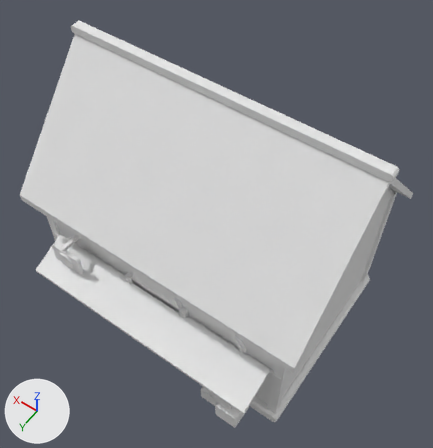
A saved change to the FBX model roblox/art/props/hub_shop.fbx.
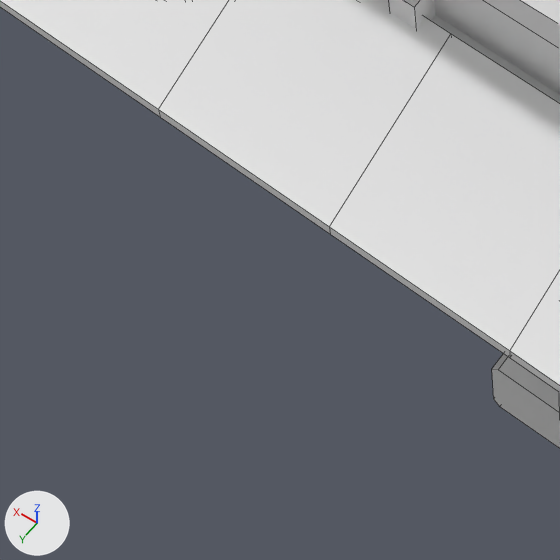
Old and new are each drawn whole from a 50 mm lens placed at (-20.7, 29.0, 55.8), pointed at (-1.1, 1.5, 12.7) and again close up on the part from 23% to 50% of the width and 70% to 96% of the height. The lights are fixed; the arrows at lower left show +X, +Y and +Z. The last two pictures show the newer version. The close-ups show mesh edges as thin lines. Where no turn or scale is listed for an object, it has been applied to the vertices.

Objects in the first close-up: 'Awning', 'AwningStripe', 'Crates', 'DoorFrame', 'Roof', 'Timber', 'Wall'.
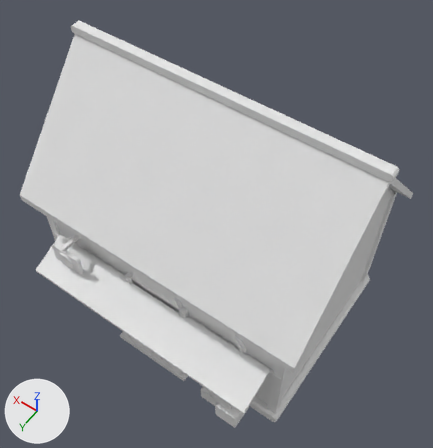
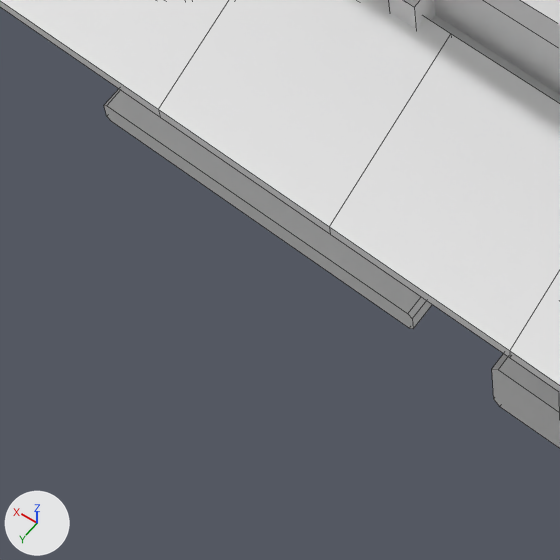
Pixel boxes (x1, y1, x2, y2) of what changed, in the close-ups (560 x 560 px):
```json
{"object": "Porch", "change": "added", "after": [104, 89, 432, 329]}
```

Edits to the scene script, one JSON object a line:
```json
{"op": "add", "block": "mat_hub_shop_porch", "code": ["mat_hub_shop_porch = principled_material('hub_shop_Porch')", "mat_hub_shop_porch.base_color = (0.8, 0.8, 0.8)  # white #e7e7e7"]}
{"op": "add", "block": "me_porch", "code": ["me_porch = bpy.data.meshes.new('Porch')", "me_porch.from_pydata([(4.1, 11.2, 0.1), (4.1, 11.2, 0.6), (4.0, 11.2, 0.7), (-4.0, 11.2, 0.7), (-4.1, 11.2, 0.6), (-4.1, 11.2, 0.1), (-4.0, 11.2, 0.0), (4.0, 11.2, 0.0), (4.1, 9.6, 0.1), (4.1, 9.6, 0.6), (4.0, 9.6, 0.7), (-4.0, 9.6, 0.7), (-4.1, 9.6, 0.6), (-4.1, 9.6, 0.1), (-4.0, 9.6, 0.0), (4.0, 9.6, 0.0)], [], [(0, 1, 9, 8), (1, 2, 10, 9), (2, 3, 11, 10), (3, 4, 12, 11), (4, 5, 13, 12), (5, 6, 14, 13), (6, 7, 15, 14), (7, 0, 8, 15), (7, 6, 5, 4, 3, 2, 1, 0), (8, 9, 10, 11, 12, 13, 14, 15)])", "me_porch.materials.append(mat_hub_shop_porch)  # white #e7e7e7"]}
{"op": "add", "block": "ob_porch", "code": ["ob_porch = bpy.data.objects.new('Porch', me_porch)", "ob_porch.location = (0.0, 0.0, 0.0)"]}
```
